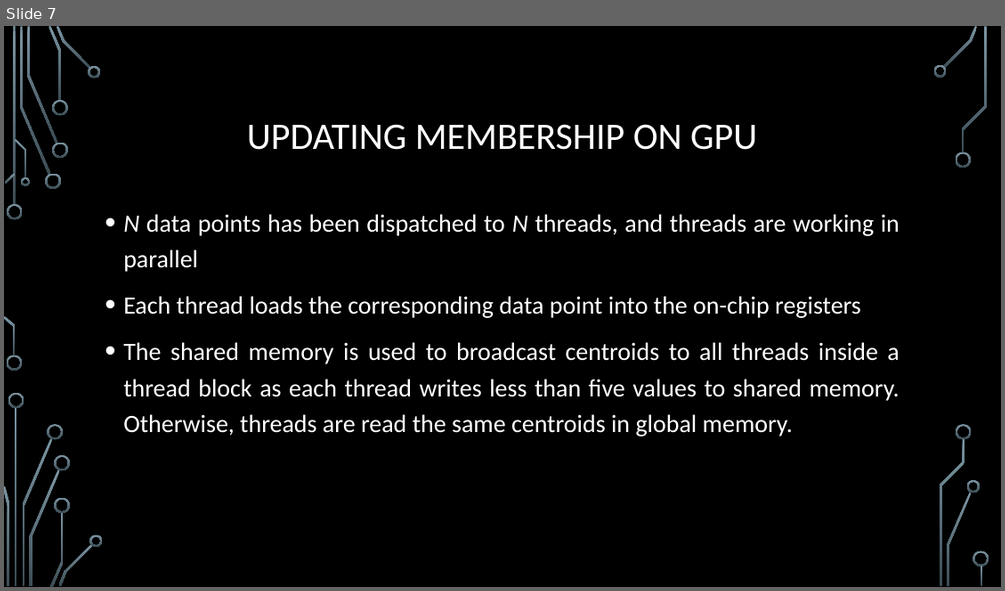
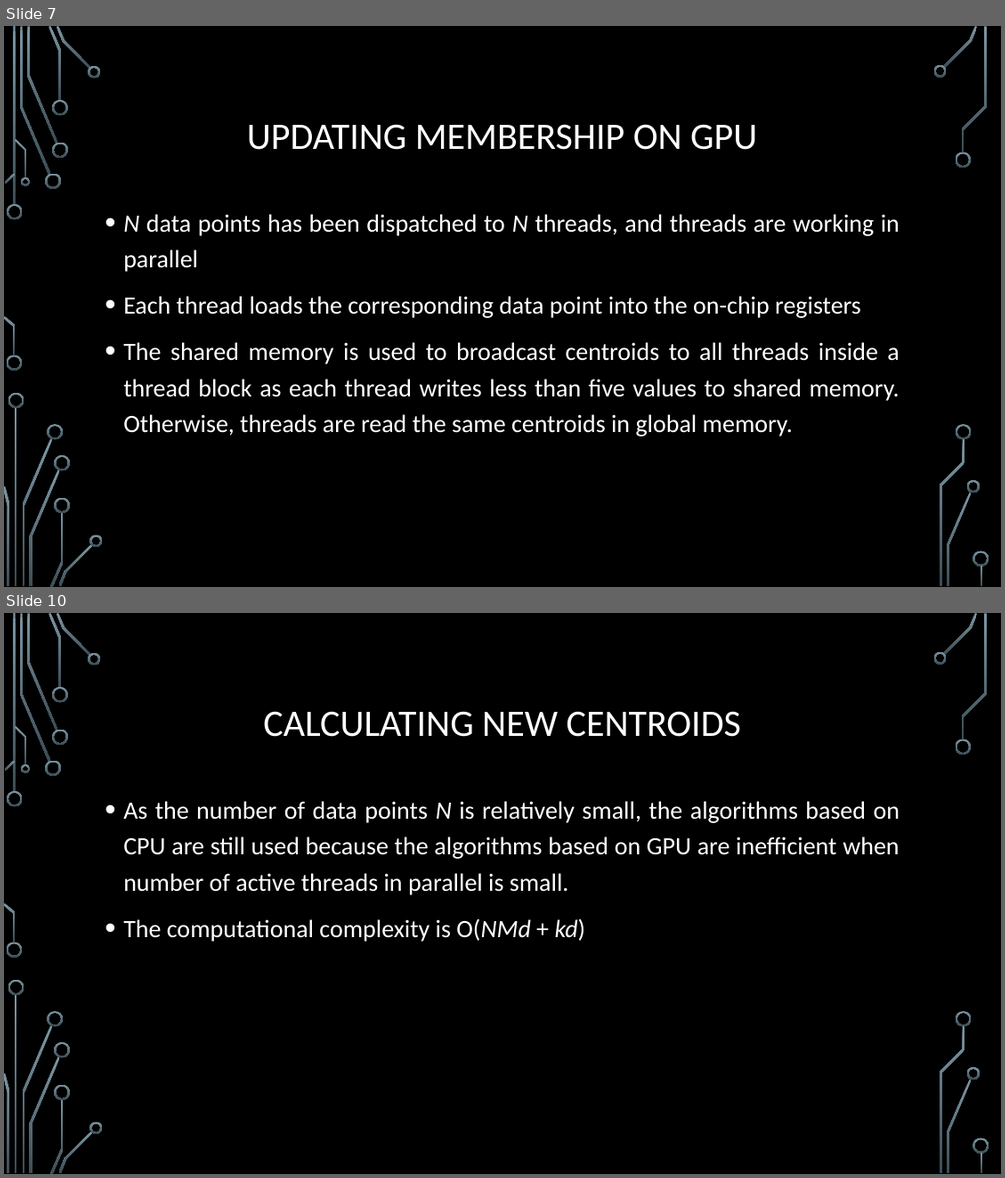
Before and after one commit to trungvdhp/master-ntou, a slide deck: ImageProcessing/Speeding up GFKM.pptx. Shown one above the other, each under a label of ours: slide 7 before the commit, slides 7 and 10 after it; the slides between them are not shown. The pictures are 1005x591 and 1005x1178 pixels, drawn with LibreOffice and Linux fonts; fonts in the diff are those of the drawing; background and template pictures are left out. Boxes give left, top, right and bottom in pixels: in the first picture for what was removed or moved away, otherwise in the second. Text is boxed around its words. In the diff, an @@ line names an element or a change of style, - is before the commit and + after.

```diff
--- a/ImageProcessing/Speeding up GFKM.pptx
+++ b/ImageProcessing/Speeding up GFKM.pptx
@@ slide 10 added at (4,613,1001,1174), background picture (left out); not listed: 36 template elements that a slide beside it also shows @@
@@ title added at (263,711,741,737), 36 pt, text #FFFFFF @@
+CALCULATING NEW CENTROIDS
@@ text added at (123,801,899,941), 24 pt, text #FFFFFF @@
+• As the number of data points N is relatively small, the algorithms based on CPU are still used because the algorithms based on GPU are inefficient when number of active threads in parallel is small.
+• The computational complexity is O(NMd + kd)
```
Also in this commit, not shown: 4 slides changed, 5 other slides added, 1 other file.
